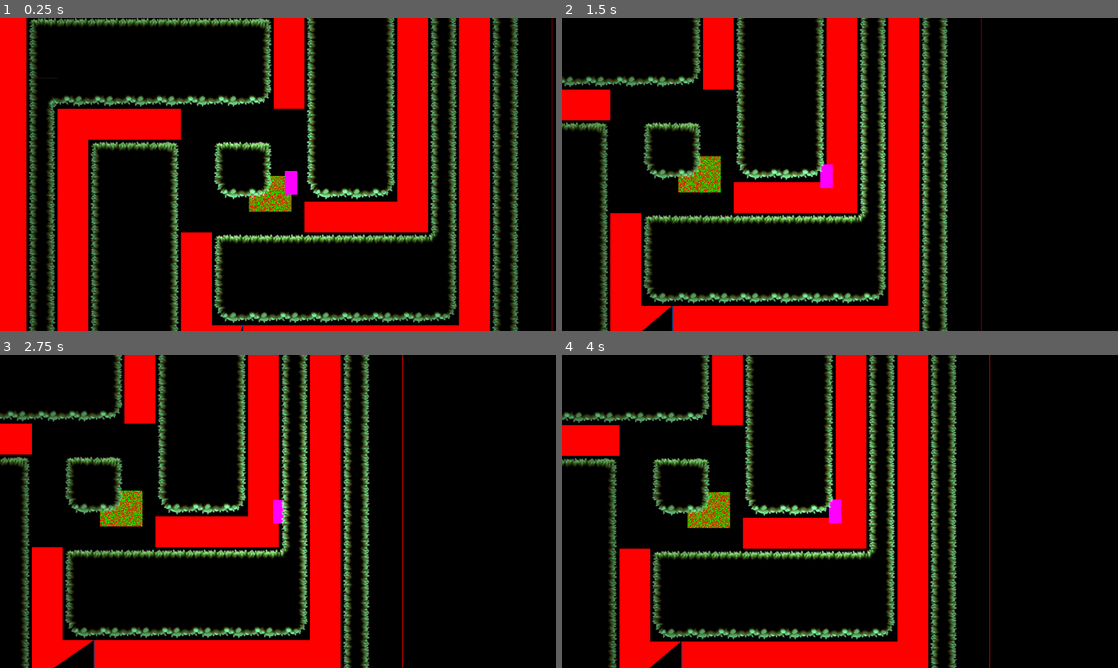
Above: before the commit, frames 1-4 (two rows, left to right).
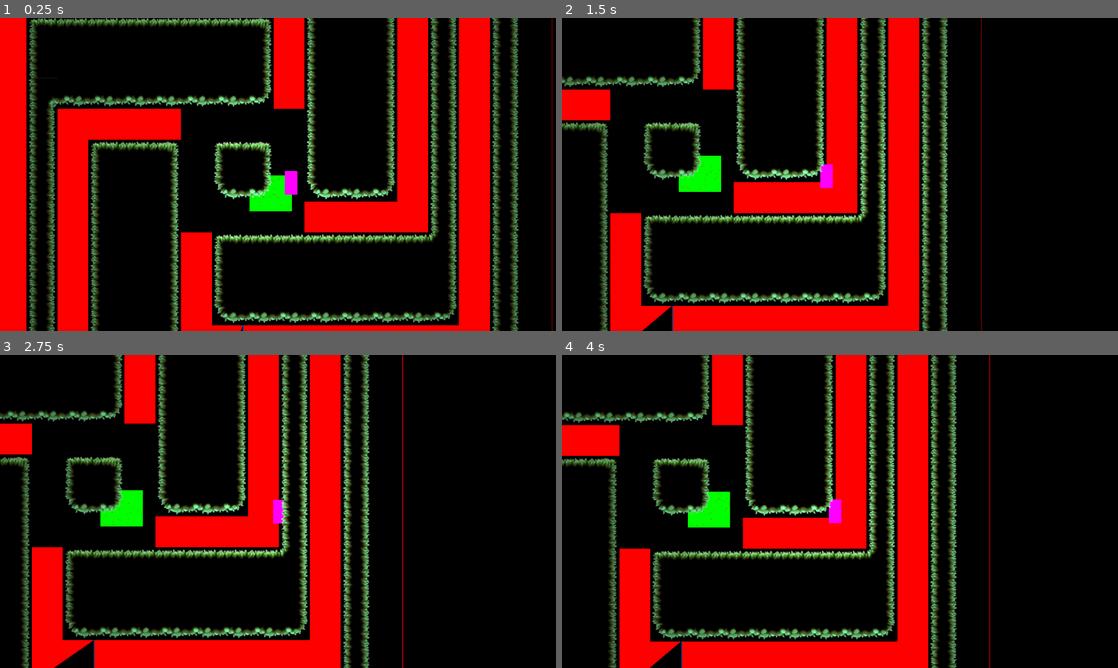
Above: after the commit, the same moments.

Repository: kit-solent/refrigerate
Game: Godot game, scene res://core/ingame.tscn
Same seed, same stepped clock (60 frames per second), same inputs: the game is played once before the commit and once after it.
Inputs:
- Up to frame 1 (0.25 s): no input
- Up to frame 2 (1.5 s): hold Right (player right) 0.53-1.28 s; tap Up (player jump) at 0.77 s; hold Left (player left) from 1.28 s (still down)
- Up to frame 3 (2.75 s): tap Up (player jump) at 1.52 s; release Left (player left) at 2.03 s; hold Right (player right) from 2.03 s (still down)
- Up to frame 4 (4 s): tap Up (player jump) at 3.02, 3.77 s; release Right (player right) at 3.53 s; hold Left (player left) from 3.53 s (still down)

The runs differ from the first frame. In frame 1, 0.5% of the frame differs, in the area x 44-53%, y 50-62%; in frame 2, 0.6%, in the area x 20-29%, y 44-56%; in frame 3, 0.6%; in frame 4, 0.6%.

Commit message:
SaveBot commit at 2024-12-25 17:10:01

Diff:
--- a/core/resources/ModeOveride.tscn
+++ b/core/resources/ModeOveride.tscn
@@ -29,7 +29,7 @@
 
 [node name="sprite_2d" type="Sprite2D" parent="."]
 material = SubResource("ShaderMaterial_k501q")
-position = Vector2(57.0313, 47.8749)
+position = Vector2(58, 47)
 scale = Vector2(0.109922, 0.0928128)
 texture = ExtResource("3_sjarl")
 
--- a/core/resources/shaders/gravity.gdshader
+++ b/core/resources/shaders/gravity.gdshader
@@ -4,12 +4,12 @@
 uniform float speed;
 uniform float density;
 
-float random (vec2 uv) {
-    return fract(sin(dot(uv.xy,vec2(12.9898,78.233)))*43758.5453123);
-}
+float random (vec2 st) {
+    return fract(sin(dot(st.xy,vec2(12.9898,78.233)))*43758.5453123);
+} // TODO
 
 void fragment() {
-	if (random(UV) < 0.5) {
+	if (random(UV) < 0.005) {
 		COLOR = vec4(1.0, 0.0, 0.0, 1.0);
 	} else {
 		COLOR = vec4(0.0, 1.0, 0.0, 1.0);
